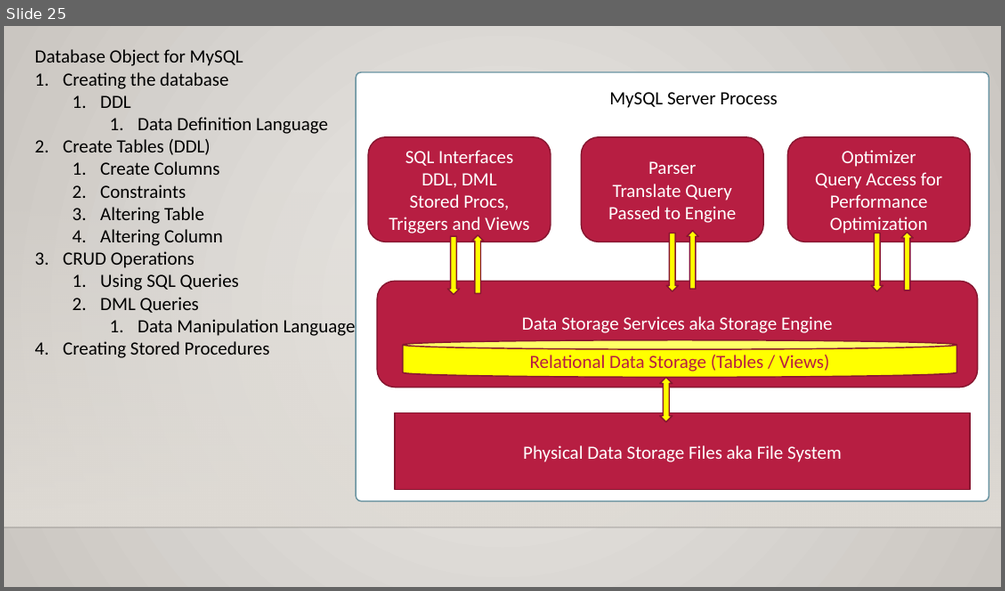
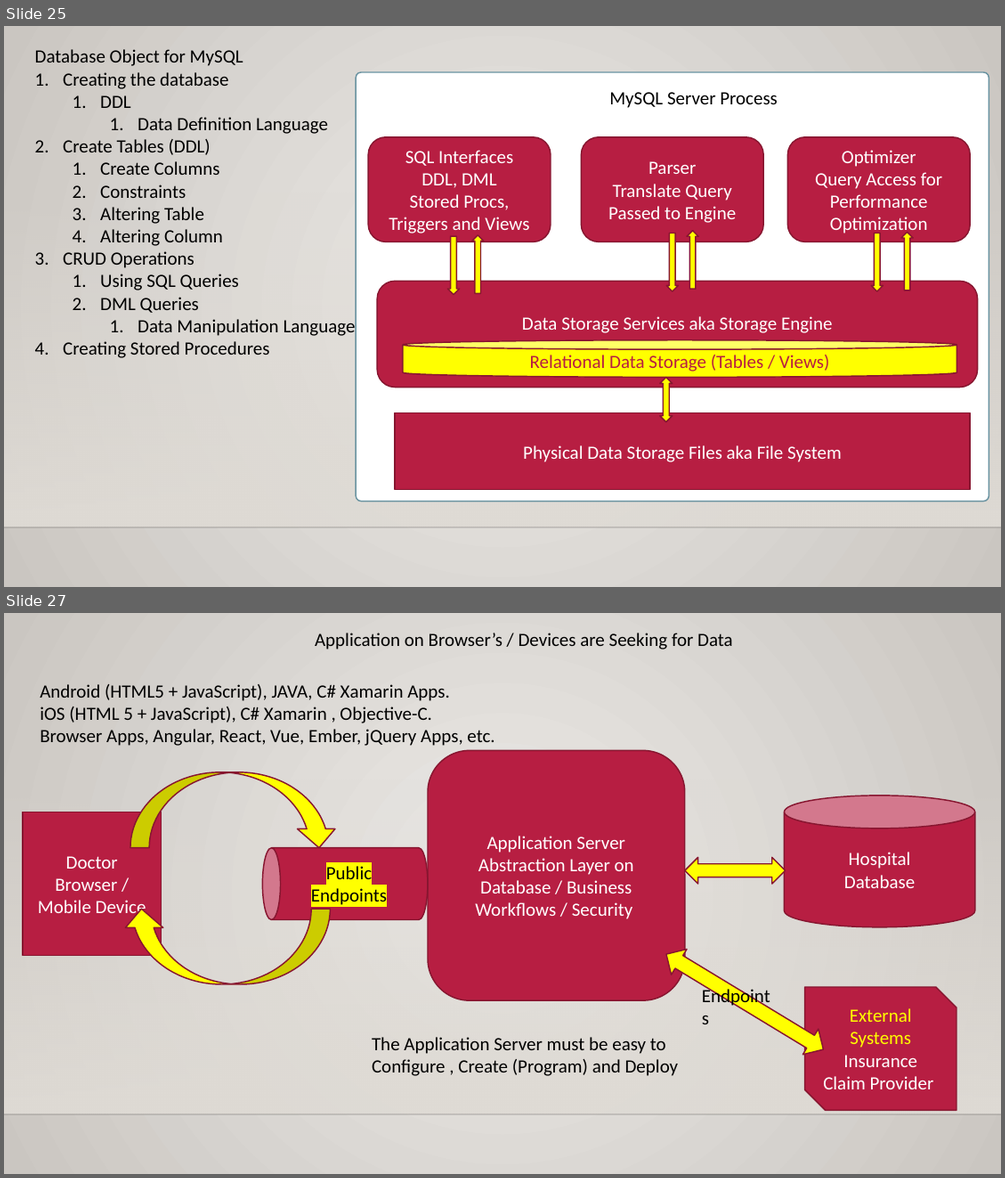
Before and after one commit to maheshsabnis/blazejan2021, a slide deck: Training_Notes_PPTs.pptx. Shown one above the other, each under a label of ours: slide 25 before the commit, slides 25 and 27 after it; the slides between them are not shown. The pictures are 1005x591 and 1005x1178 pixels, drawn with LibreOffice and Linux fonts; fonts in the diff are those of the drawing; background and template pictures are left out. Boxes give left, top, right and bottom in pixels: in the first picture for what was removed or moved away, otherwise in the second. Text is boxed around its words. In the diff, an @@ line names an element or a change of style, - is before the commit and + after.

```diff
--- a/Training_Notes_PPTs.pptx
+++ b/Training_Notes_PPTs.pptx
@@ slide 27 added at (4, 613, 1001, 1174), background gradient #ECEAE7 to #CAC7C1; not listed: 2 template elements that a slide beside it also shows @@
@@ text added at (315, 633, 733, 649), 18 pt, text #000000 @@
+Application on Browser’s / Devices are Seeking for Data
@@ text added at (40, 684, 494, 746), 18 pt, text #000000 @@
+Android (HTML5 + JavaScript), JAVA, C# Xamarin Apps.
+iOS (HTML 5 + JavaScript), C# Xamarin , Objective-C.
+Browser Apps, Angular, React, Vue, Ember, jQuery Apps, etc.
@@ curved down arrow added at (130, 772, 339, 848), fill #FFFF00, outline #871631 1.25 pt @@
@@ rounded rectangle added at (428, 751, 685, 1000), fill #B71E42, outline #871631 1.25 pt, 18 pt, text #FFFFFF @@
+Application Server
+Abstraction Layer on Database / Business Workflows / Security
@@ cylinder added at (784, 795, 975, 927), fill #B71E42, outline #871631 1.25 pt, 18 pt, text #FFFFFF @@
+Hospital
+Database
@@ rectangle added at (23, 811, 161, 955), fill #B71E42, outline #871631 1.25 pt, 18 pt, text #FFFFFF @@
+Doctor
+Browser / Mobile Device
@@ cylinder added at (262, 848, 428, 920), fill #B71E42, outline #871631 1.25 pt @@
@@ text added at (311, 866, 387, 908), 18 pt, text #000000 @@
+Public Endpoints
@@ left right arrow added at (685, 858, 785, 884), fill #FFFF00, outline #871631 1.25 pt @@
@@ curved down arrow added at (123, 908, 331, 984), fill #FFFF00, outline #871631 1.25 pt @@
@@ left right arrow added at (659, 941, 832, 1062), fill #FFFF00, outline #871631 1.25 pt @@
@@ text added at (695, 981, 784, 1010), 18 pt, text #000000 @@
+Endpoints
@@ snip diag rect added at (805, 987, 956, 1111), fill #B71E42, outline #871631 1.25 pt, 18 pt, text #FFFFFF @@
+External Systems
+Insurance Claim Provider
@@ text added at (372, 1037, 679, 1076), 18 pt, text #000000 @@
+The Application Server must be easy to Configure , Create (Program) and Deploy
```
Also in this commit, not shown: 1 slide changed, 6 other slides added, 7 other files.
